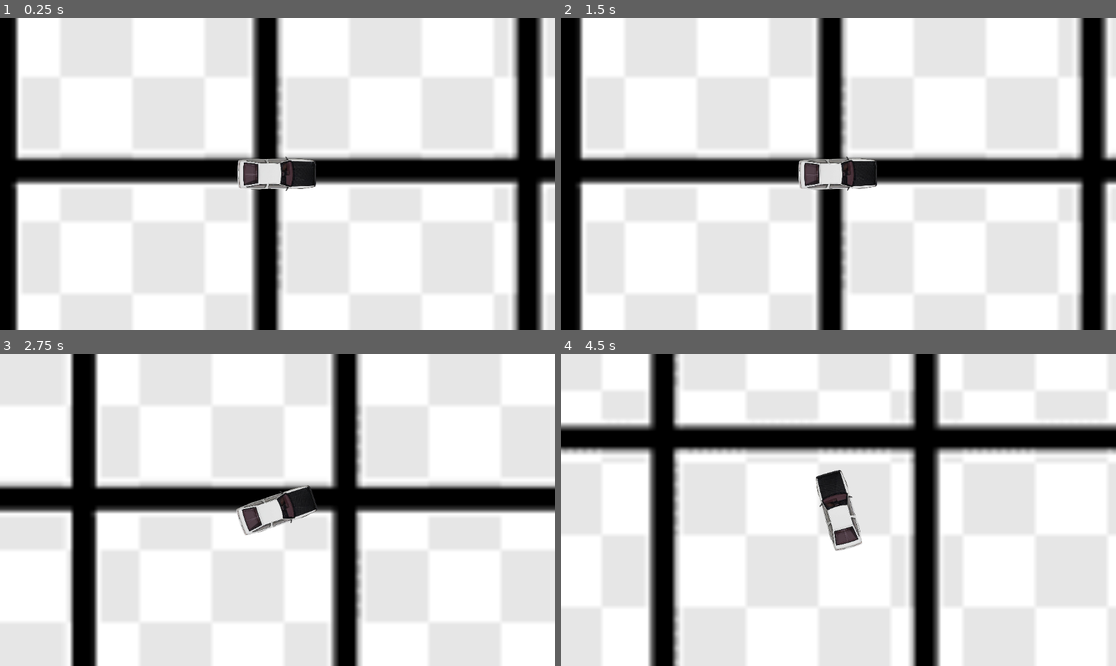
Above: before the commit, frames 1-4 (two rows, left to right).
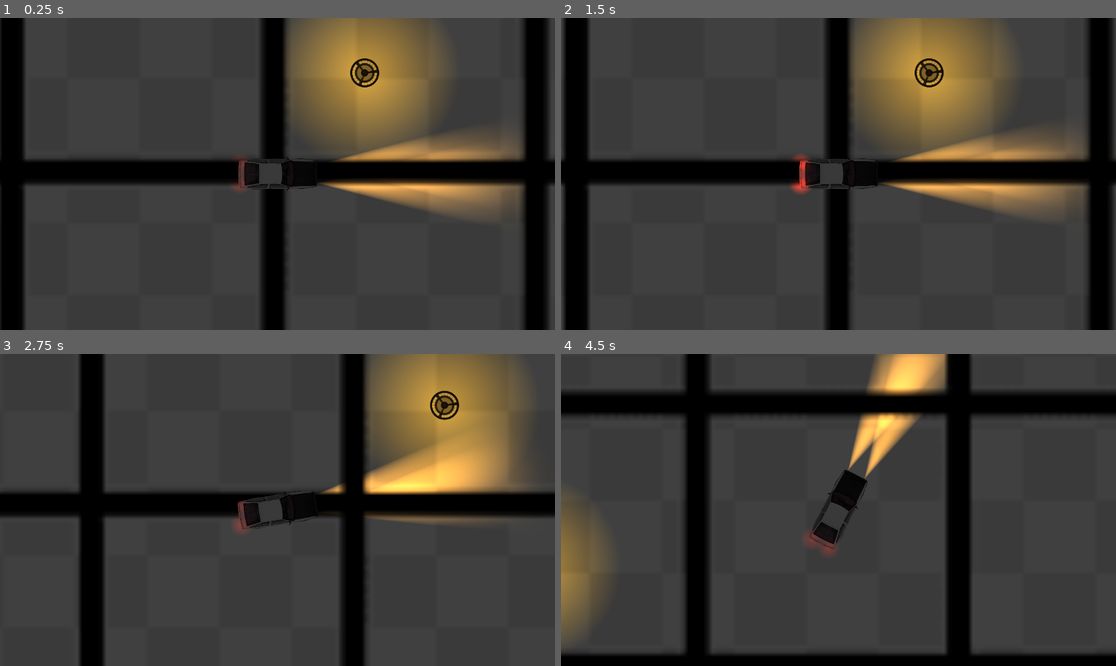
Above: after the commit, the same moments.

Repository: stndaru/initial-tune
Game: Godot game, scene res://scenes/race/TestBed.tscn
The game is run twice, just before and just after one commit, with the same random seed, the same clock (stepped at 60 frames per second) and the same inputs. The project has no main scene, so this scene is started directly.
Inputs:
- Up to frame 1 (0.25 s): no input
- Up to frame 2 (1.5 s): tap Enter at 0.5 s; hold Right (ui_right) 0.53-1.28 s; tap Space at 1.25 s; hold Down (ui_down) from 1.28 s (still down)
- Up to frame 3 (2.75 s): release Down (ui_down) at 2.03 s; hold Right (ui_right) from 2.03 s (still down)
- Up to frame 4 (4.5 s): release Right (ui_right) at 2.78 s; hold Up (ui_up) 2.78-3.53 s; hold Left (ui_left) from 3.53 s (still down)

The runs differ from the first frame. In frame 1, 88% of the frame differs, in the area x 0-100%, y 0-100%; in frame 2, 88%; in frame 3, 91%; in frame 4, 97%.

Commit message:
Add lights

Diff:
--- /dev/null
+++ b/scenes/car/BrakeLamp.gd
@@ -0,0 +1,26 @@
+extends Node2D
+
+var switch = true
+
+func _ready():
+	pass
+
+func _process(_delta):
+	show()
+
+	get_node("BrakeLampLeft").set_energy(0.3)
+	get_node("BrakeLampRight").set_energy(0.3)
+
+	position = get_parent().transform.x - \
+			Vector2(get_parent().get_node("CollisionShape2D").get_shape().get_height(),0) + \
+			Vector2(get_parent().get_node("CollisionShape2D").get_shape().get_height(),0) * 0.55
+
+	get_node("BrakeLampLeft").position.y = get_parent().get_node("CollisionShape2D").get_shape().get_radius() * 0.6
+	get_node("BrakeLampRight").position.y = get_parent().get_node("CollisionShape2D").get_shape().get_radius() * -0.6
+
+	if Input.is_action_pressed("ui_up") and !switch:
+		hide()
+
+	if Input.is_action_pressed("ui_down"):
+		get_node("BrakeLampLeft").set_energy(1)
+		get_node("BrakeLampRight").set_energy(1)
--- a/scenes/car/Car.tscn
+++ b/scenes/car/Car.tscn
@@ -1,25 +1,56 @@
-[gd_scene load_steps=4 format=3 uid="uid://b74v8vsr3880x"]
+[gd_scene load_steps=8 format=3 uid="uid://b74v8vsr3880x"]
 
 [ext_resource type="Script" path="res://scenes/car/CharacterBody2D.gd" id="1_v1jwd"]
 [ext_resource type="Texture2D" uid="uid://d4iw7bryaaol7" path="res://assets/ae86.png" id="2_8p66y"]
+[ext_resource type="Texture2D" uid="uid://dqubhverdt13i" path="res://assets/headlamp.png" id="2_cb44l"]
+[ext_resource type="Script" path="res://scenes/car/FrontLamp.gd" id="2_u10ec"]
+[ext_resource type="Script" path="res://scenes/car/BrakeLamp.gd" id="2_v7xf7"]
+[ext_resource type="Texture2D" uid="uid://ci8lxw7l8wosv" path="res://assets/2d_lights_and_shadows_neutral_point_light.webp" id="4_83xr2"]
 
 [sub_resource type="CapsuleShape2D" id="CapsuleShape2D_fsnb6"]
 radius = 32.0
 height = 176.0
 
-[node name="Node2D" type="Node2D"]
+[node name="Car" type="Node2D"]
 
-[node name="CharacterBody2D" type="CharacterBody2D" parent="."]
+[node name="CarBody" type="CharacterBody2D" parent="."]
 script = ExtResource("1_v1jwd")
 
-[node name="Camera2D" type="Camera2D" parent="CharacterBody2D"]
+[node name="Camera2D" type="Camera2D" parent="CarBody"]
 
-[node name="CollisionShape2D" type="CollisionShape2D" parent="CharacterBody2D"]
+[node name="BrakeLamp" type="Node2D" parent="CarBody"]
+script = ExtResource("2_v7xf7")
+
+[node name="BrakeLampLeft" type="PointLight2D" parent="CarBody/BrakeLamp"]
+color = Color(1, 0.0784314, 0, 1)
+texture = ExtResource("4_83xr2")
+texture_scale = 0.2
+
+[node name="BrakeLampRight" type="PointLight2D" parent="CarBody/BrakeLamp"]
+color = Color(1, 0.0784314, 0, 1)
+texture = ExtResource("4_83xr2")
+texture_scale = 0.2
+
+[node name="FrontLamp" type="Node2D" parent="CarBody"]
+script = ExtResource("2_u10ec")
+
+[node name="HeadLampLeft" type="PointLight2D" parent="CarBody/FrontLamp"]
+rotation = -3.14159
+color = Color(1, 0.627451, 0.152941, 1)
+texture = ExtResource("2_cb44l")
+
+[node name="HeadLampRight" type="PointLight2D" parent="CarBody/FrontLamp"]
+rotation = -3.14159
+color = Color(1, 0.627451, 0.152941, 1)
+texture = ExtResource("2_cb44l")
+
+[node name="CollisionShape2D" type="CollisionShape2D" parent="CarBody"]
 rotation = 1.5708
 shape = SubResource("CapsuleShape2D_fsnb6")
 
-[node name="Sprite2D" type="Sprite2D" parent="CharacterBody2D"]
+[node name="Sprite2D" type="Sprite2D" parent="CarBody"]
 position = Vector2(0, -1.90735e-06)
 rotation = 3.14159
 scale = Vector2(0.283241, 0.283241)
 texture = ExtResource("2_8p66y")
+offset = Vector2(-7, 0)
--- a/scenes/car/CharacterBody2D.gd
+++ b/scenes/car/CharacterBody2D.gd
@@ -11,12 +11,12 @@
 var steer_decay = 0.7
 
 # Car Manueverability Data
-var wheel_base = 70  # Distance from front to rear wheel
+var wheel_base = 70  # Distance from front to rear wheel, default 70
 var steering_angle = 15  # Amount that front wheel turns, in degrees
 var weight = 1.2 # Car Weight
 
 # Car Engine Data
-var engine_power = 300  # Forward acceleration force.
+var engine_power = 500  # Forward acceleration force.
 var acceleration = Vector2.ZERO
 
 # Engine Property
@@ -42,8 +42,11 @@
 # Get the gravity from the project settings to be synced with RigidBody nodes.
 var gravity = ProjectSettings.get_setting("physics/2d/default_gravity")
 
+func _ready():
+	wheel_base = get_node("CollisionShape2D").get_shape().get_height() - (get_node("CollisionShape2D").get_shape().get_height() * 0.15)
+
 func _physics_process(delta):
-	print(rpm)
+	print(0)
 	acceleration = Vector2.ZERO
 	get_input()
 	apply_friction()
--- /dev/null
+++ b/scenes/car/FrontLamp.gd
@@ -0,0 +1,14 @@
+extends Node2D
+
+var switch = true
+
+func _ready():
+	pass # Replace with function body.
+
+func _process(_delta):
+	position = get_parent().transform.x + \
+			Vector2(get_parent().get_node("CollisionShape2D").get_shape().get_height(),0) + \
+			Vector2(get_parent().get_node("CollisionShape2D").get_shape().get_height(),0) * 0.7
+
+	get_node("HeadLampLeft").position.y = get_parent().get_node("CollisionShape2D").get_shape().get_radius() * 0.6
+	get_node("HeadLampRight").position.y = get_parent().get_node("CollisionShape2D").get_shape().get_radius() * -0.6
--- a/scenes/race/TestBed.tscn
+++ b/scenes/race/TestBed.tscn
@@ -1,9 +1,17 @@
-[gd_scene load_steps=3 format=3 uid="uid://bnrcjxns67w0s"]
+[gd_scene load_steps=6 format=3 uid="uid://bnrcjxns67w0s"]
 
 [ext_resource type="Texture2D" uid="uid://bnpnd8gkdquvk" path="res://assets/grid.png" id="1_1kcin"]
 [ext_resource type="PackedScene" uid="uid://b74v8vsr3880x" path="res://scenes/car/Car.tscn" id="2_nvm56"]
+[ext_resource type="Texture2D" uid="uid://5nfqpvxc4xmr" path="res://assets/lamp_post_vertical.png" id="3_gti5y"]
+[ext_resource type="Texture2D" uid="uid://ci8lxw7l8wosv" path="res://assets/2d_lights_and_shadows_neutral_point_light.webp" id="4_hrxj3"]
+
+[sub_resource type="CircleShape2D" id="CircleShape2D_c10b1"]
+radius = 26.0768
 
 [node name="TestBed" type="Node"]
+
+[node name="CanvasModulate" type="CanvasModulate" parent="."]
+color = Color(0.25098, 0.25098, 0.25098, 1)
 
 [node name="Sprite2D" type="Sprite2D" parent="."]
 position = Vector2(464, 406)
@@ -11,4 +19,20 @@
 texture = ExtResource("1_1kcin")
 
 [node name="Node2D" parent="." instance=ExtResource("2_nvm56")]
-position = Vector2(215, 147)
+position = Vector2(200, 144)
+
+[node name="StaticBody2D" type="StaticBody2D" parent="."]
+position = Vector2(381, -66)
+
+[node name="CollisionShape2D" type="CollisionShape2D" parent="StaticBody2D"]
+shape = SubResource("CircleShape2D_c10b1")
+
+[node name="Sprite2D" type="Sprite2D" parent="StaticBody2D"]
+scale = Vector2(0.365, 0.365)
+texture = ExtResource("3_gti5y")
+
+[node name="PointLight2D" type="PointLight2D" parent="StaticBody2D"]
+color = Color(1, 0.662745, 0, 1)
+energy = 0.64
+texture = ExtResource("4_hrxj3")
+texture_scale = 1.57
Binary file added: assets/2d_lights_and_shadows_neutral_point_light.webp
Not shown, added: assets/2d_lights_and_shadows_neutral_point_light.webp.import
Binary file added: assets/headlamp.png
Not shown, added: assets/headlamp.png.import
Binary file added: assets/lamp_post_vertical.png
Not shown, added: assets/lamp_post_vertical.png.import
Not shown, added: assets/prop_fade_start_50.png.import
